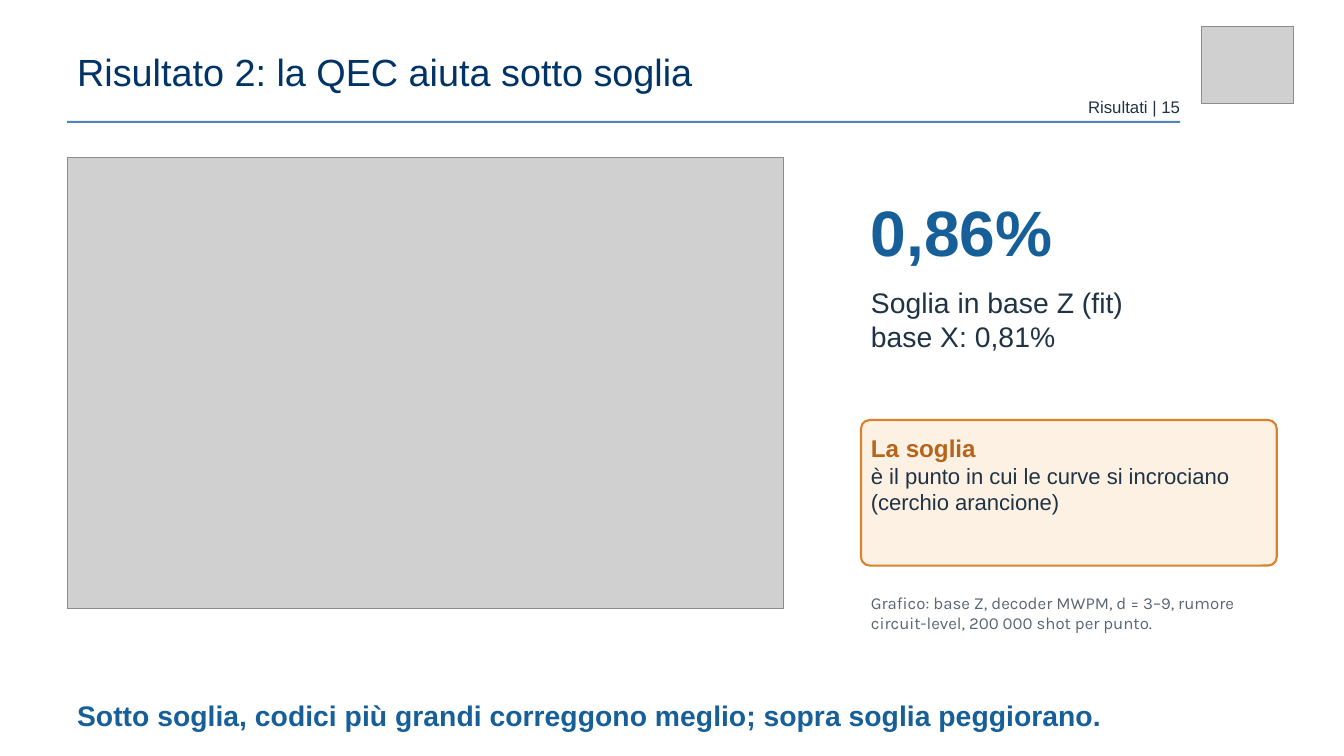
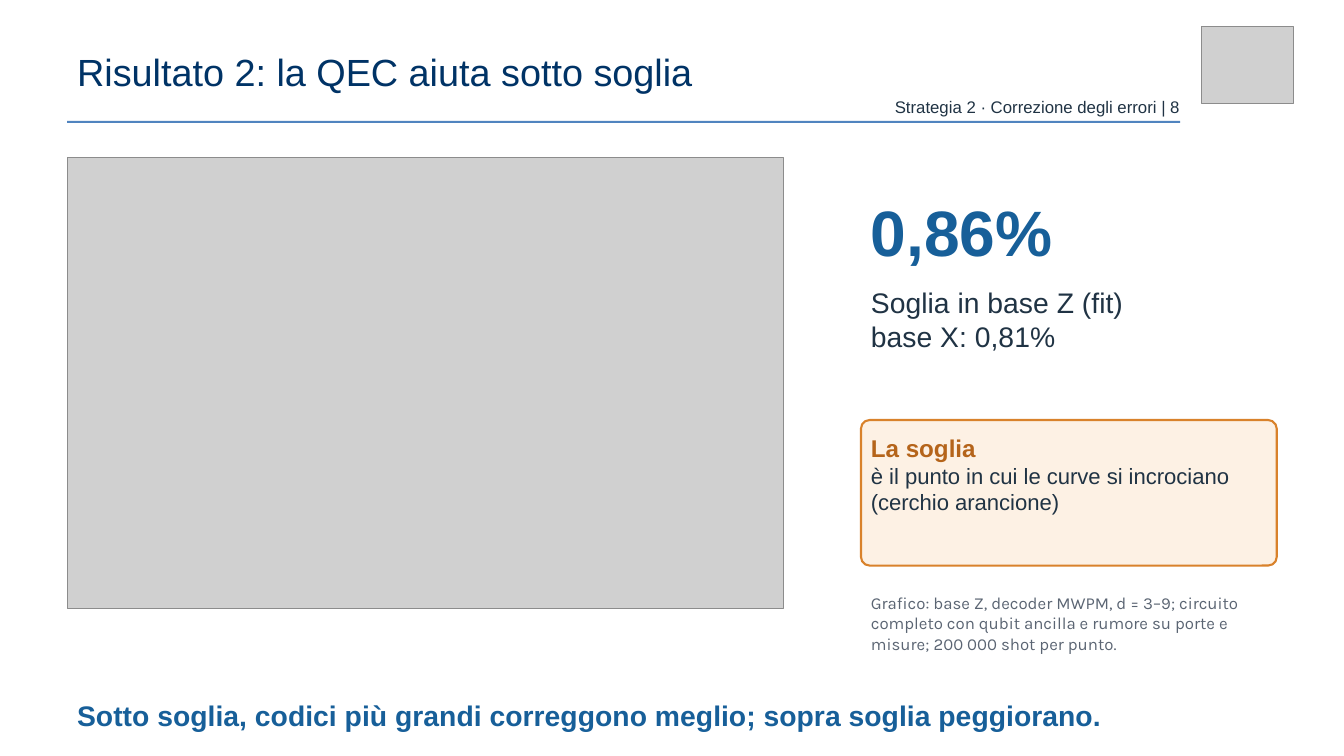
Before and after one commit to claudio-dragotta/shor-nisq-qec-thesis, a slide deck: slide 8 of presentazione/Dragotta Claudio - VERSIONE AGGIORNATA.pptx (slide 15 before the commit). Drawn at 1344x756 pixels with LibreOffice and Linux fonts; fonts in the diff are those of the drawing; grey boxes stand for pictures. Boxes give left, top, right and bottom in pixels: in the first picture for what was removed or moved away, otherwise in the second. Text is boxed around its words. In the diff, an @@ line names an element or a change of style, - is before the commit and + after.

```diff
--- a/presentazione/Dragotta Claudio - VERSIONE AGGIORNATA.pptx
+++ b/presentazione/Dragotta Claudio - VERSIONE AGGIORNATA.pptx
@@ text at (895, 101, 1179, 117): text changed @@
-Risultati | 15
+Strategia 2 · Correzione degli errori | 8
@@ text at (871, 597, 1238, 654): text changed @@
-Grafico: base Z, decoder MWPM, d = 3–9, rumore circuit-level, 200 000 shot per punto.
+Grafico: base Z, decoder MWPM, d = 3–9; circuito completo con qubit ancilla e rumore su porte e misure; 200 000 shot per punto.
```
Also in this commit, not shown: 12 other slides changed, 7 slides removed, 29 other files.
